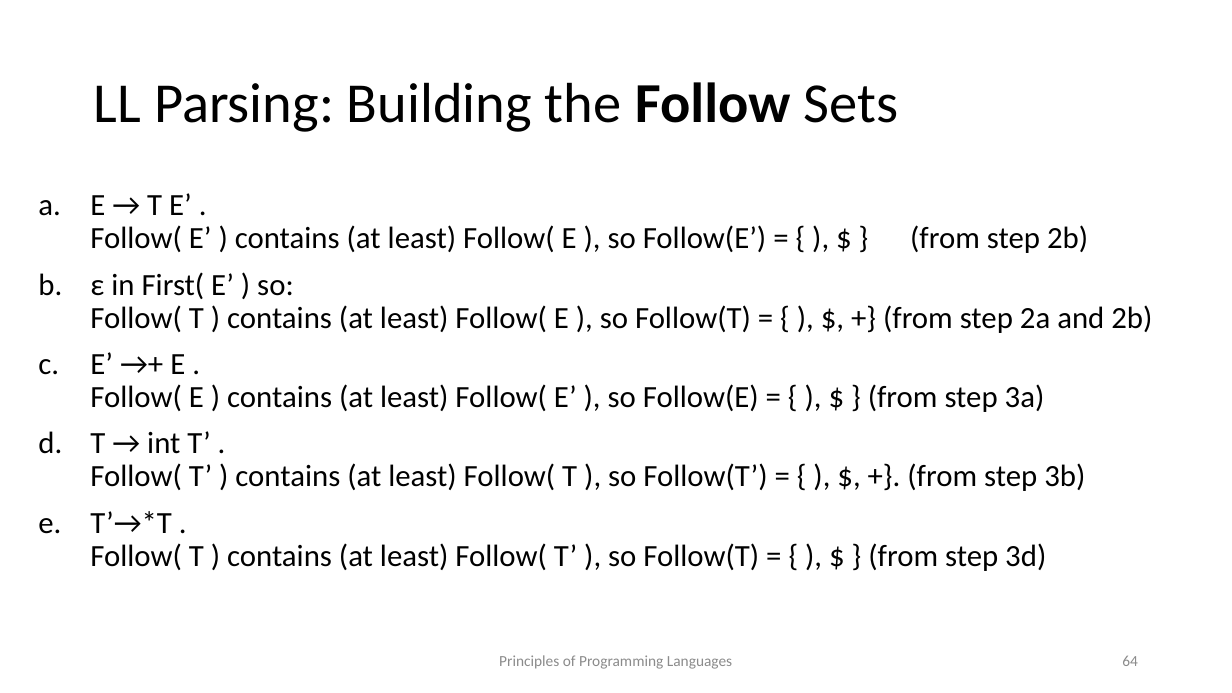
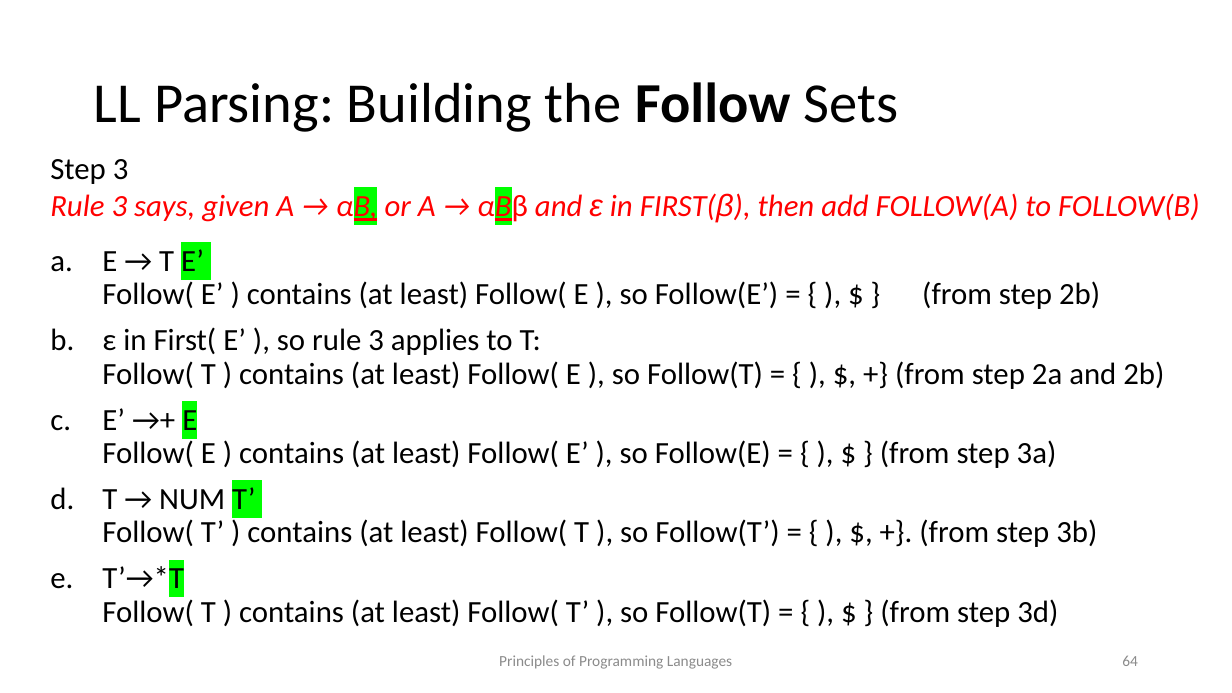
Before and after one commit to kongm/pl-design, a slide deck: slide 64 of C3-SyntacticAnalysis.pptx. Drawn at 1232x693 pixels with LibreOffice and Linux fonts; fonts in the diff are those of the drawing. Boxes give left, top, right and bottom in pixels: in the first picture for what was removed or moved away, otherwise in the second. Text is boxed around its words. In the diff, an @@ line names an element or a change of style, - is before the commit and + after.

```diff
--- a/C3-SyntacticAnalysis.pptx
+++ b/C3-SyntacticAnalysis.pptx
@@ text added at bbox=[50, 159, 1200, 224], 24 pt, text #FF0000, italic @@
+Step 3
+Rule 3 says, given A → αB, or A → αBβ and ε in FIRST(β), then add FOLLOW(A) to FOLLOW(B)
@@ text at bbox=[102, 249, 1164, 627]: text changed @@
-a. E → T E’ .
-   Follow( E’ ) contains (at least) Follow( E ), so Follow(E’) = { ), $ } (from step 2b)
-b. ε in First( E’ ) so:
-   Follow( T ) contains (at least) Follow( E ), so Follow(T) = { ), $, +} (from step 2a and 2b)
-c. E’ →+ E .
-   Follow( E ) contains (at least) Follow( E’ ), so Follow(E) = { ), $ } (from step 3a)
-d. T → int T’ .
-   Follow( T’ ) contains (at least) Follow( T ), so Follow(T’) = { ), $, +}. (from step 3b)
-e. T’→*T .
-   Follow( T ) contains (at least) Follow( T’ ), so Follow(T) = { ), $ } (from step 3d)
+a. E → T E’
+   Follow( E’ ) contains (at least) Follow( E ), so Follow(E’) = { ), $ } (from step 2b)
+b. ε in First( E’ ), so rule 3 applies to T:
+   Follow( T ) contains (at least) Follow( E ), so Follow(T) = { ), $, +} (from step 2a and 2b)
+c. E’ →+ E
+   Follow( E ) contains (at least) Follow( E’ ), so Follow(E) = { ), $ } (from step 3a)
+d. T → NUM T’
+   Follow( T’ ) contains (at least) Follow( T ), so Follow(T’) = { ), $, +}. (from step 3b)
+e. T’→*T
+   Follow( T ) contains (at least) Follow( T’ ), so Follow(T) = { ), $ } (from step 3d)
```
Also in this commit, not shown: 4 other slides changed, 1 other file.
